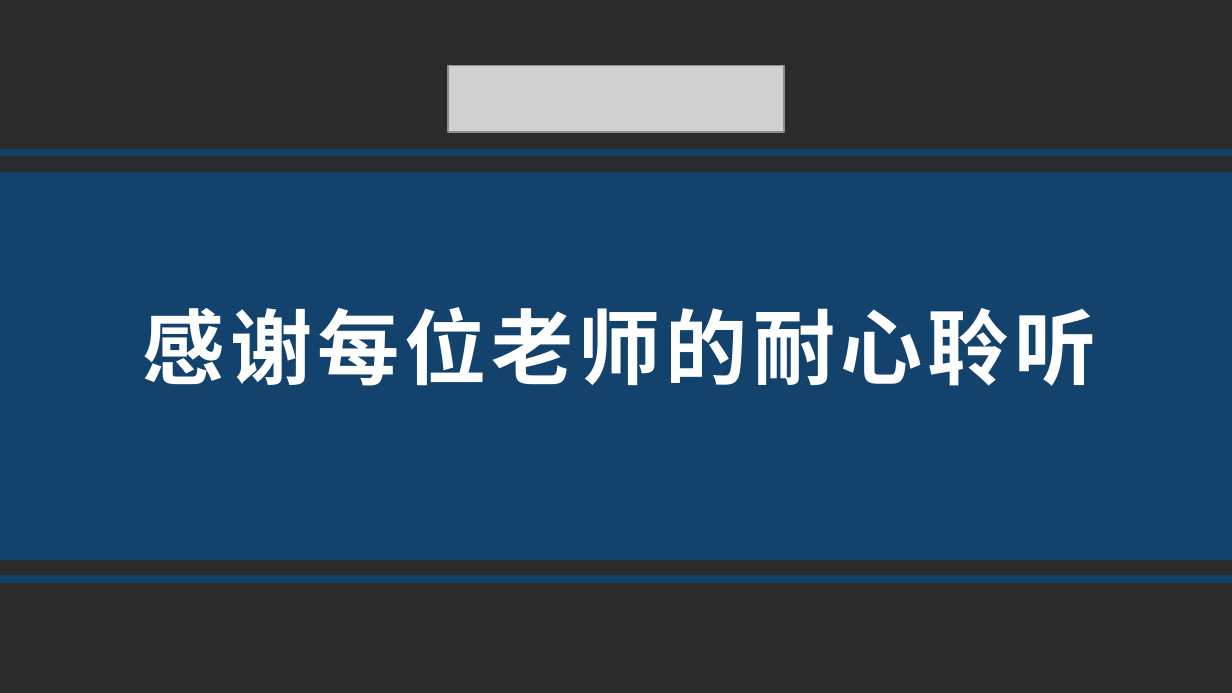
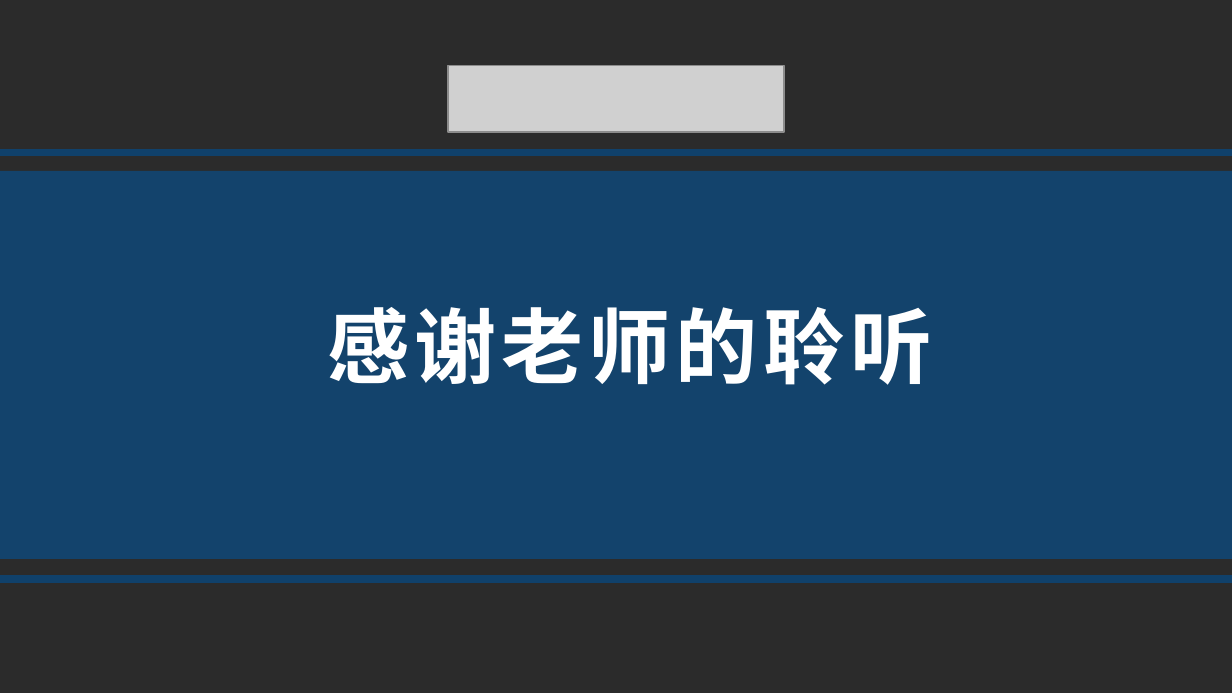
Before and after one commit to solost23/Graduation-thesis, a slide deck: slide 17 of 0963180222-田园园-在线考试系统-答辩ppt.pptx (slide 19 before the commit). Drawn at 1232x693 pixels with LibreOffice and Linux fonts; fonts in the diff are those of the drawing; grey boxes stand for pictures; background and template pictures are left out; a plain dark background stands for a picture behind light text. Boxes give left, top, right and bottom in pixels: in the first picture for what was removed or moved away, otherwise in the second. Text is boxed around its words. In the diff, an @@ line names an element or a change of style, - is before the commit and + after.

```diff
--- a/0963180222-田园园-在线考试系统-答辩ppt.pptx
+++ b/0963180222-田园园-在线考试系统-答辩ppt.pptx
@@ text at (x1=327, y1=307, x2=932, y2=385): text changed @@
-感谢每位老师的耐心聆听
+感谢老师的聆听
```
Also in this commit, not shown: 4 other slides changed, 2 slides removed, 4 other files.
